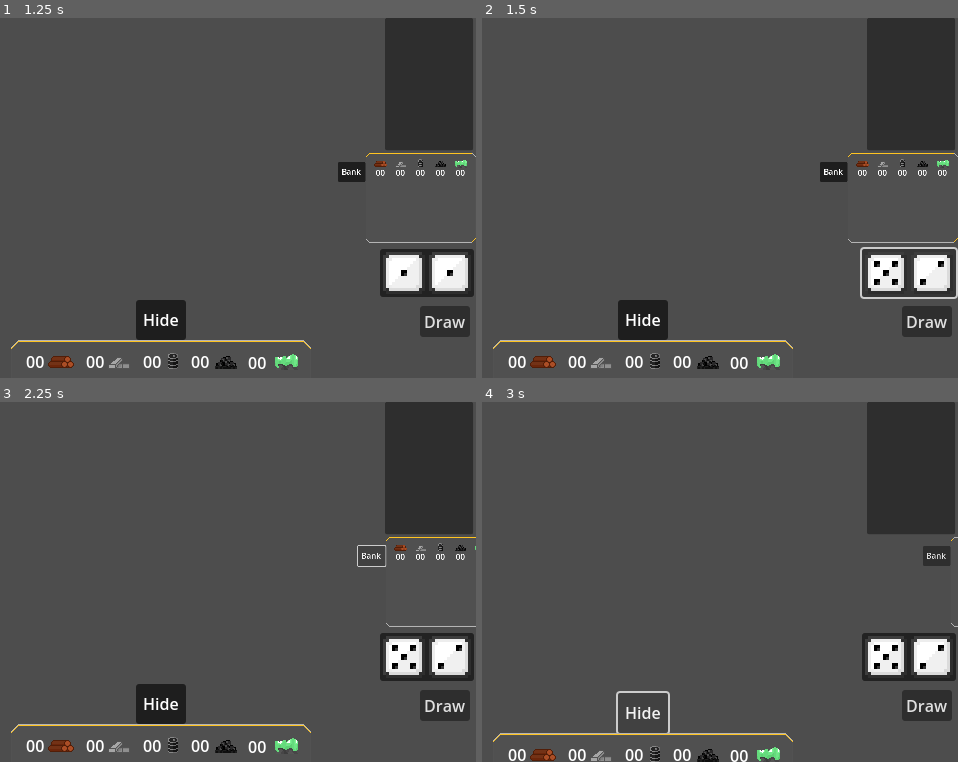
Above: before the commit, frames 1-4 (two rows, left to right).
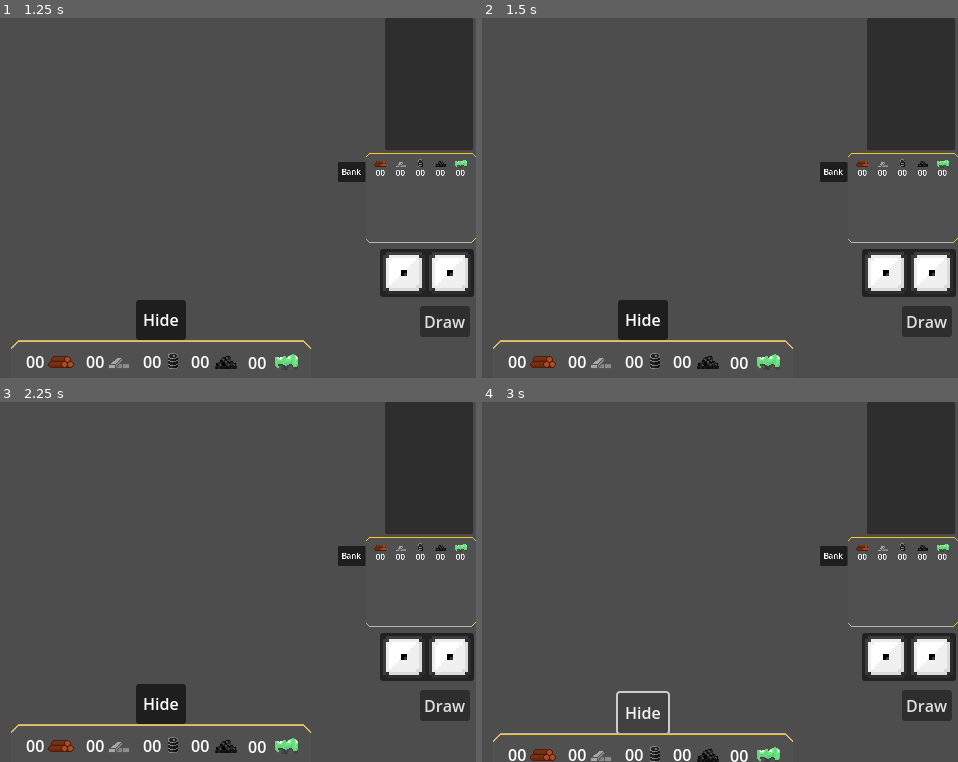
Above: after the commit, the same moments.

Repository: Mori656/Kwadratan
Game: Godot game, scene res://Scenes/Menu.tscn
Two runs of this game, one before a commit and one after it. Both use one fixed random seed, a clock stepped at 60 frames per second and the inputs below. The engine's default icon, where the game draws it, is replaced by a stand-in: a white triangle on a blue panel in a dark square.
Inputs (mouse positions are in pixels of both pictures, inside the frame that each line leads up to):
- Up to frame 1 (1.25 s): click "Start" at 0.5 s
- Up to frame 2 (1.5 s): click (910, 273) at 1.25 s
- Up to frame 3 (2.25 s): click "Bank" at 2 s
- Up to frame 4 (3 s): click "Hide" at 2.75 s

Frame 1 is identical in both runs. In frame 2, 0.5% of the frame differs, in the area x 79-100%, y 63-79%; in frame 3, 0.8%; in frame 4, 1.1%, in the area x 71-100%, y 37-75%.
Error before the commit: Attempt to call function 'instantiate' in base 'null instance' on a null instance. (res://Scripts/game.gd:44)
Error after the commit: Attempt to call function 'instantiate' in base 'null instance' on a null instance. (res://Scripts/game.gd:45)

Commit message:
Dodanie wyświetlania okienek graczy

Diff:
--- a/Scenes/GameGUI.tscn
+++ b/Scenes/GameGUI.tscn
@@ -162,6 +162,18 @@
 [node name="VBoxContainer" type="VBoxContainer" parent="Players"]
 layout_mode = 2
 
+[node name="PlayersDisplays" type="Control" parent="."]
+layout_mode = 2
+anchors_preset = 0
+offset_right = 640.0
+offset_bottom = 368.0
+
+[node name="PlayersDisplaysContainer" type="HBoxContainer" parent="PlayersDisplays"]
+layout_mode = 0
+offset_right = 544.0
+offset_bottom = 128.0
+scale = Vector2(0.994295, 1.00137)
+
 [node name="PlayerResourcesContainer" type="Control" parent="."]
 anchors_preset = 0
 offset_left = 175.0
--- /dev/null
+++ b/Scenes/Prefabs/player_display.tscn
@@ -0,0 +1,84 @@
+[gd_scene load_steps=4 format=3 uid="uid://dtedk20gtitq3"]
+
+[ext_resource type="Script" uid="uid://c4rp6yl17owic" path="res://Scripts/player_display.gd" id="1_qmk0u"]
+[ext_resource type="Texture2D" uid="uid://dvchr7gpc7u2l" path="res://Assets/icon.svg" id="2_e6ofd"]
+
+[sub_resource type="LabelSettings" id="LabelSettings_76iet"]
+font_size = 10
+
+[node name="PlayerDisplay" type="Control"]
+layout_mode = 3
+anchors_preset = 15
+anchor_right = 1.0
+anchor_bottom = 1.0
+offset_right = -502.0
+offset_bottom = -296.0
+grow_horizontal = 2
+grow_vertical = 2
+size_flags_horizontal = 3
+script = ExtResource("1_qmk0u")
+
+[node name="DisplayBody" type="PanelContainer" parent="."]
+layout_mode = 0
+offset_left = 10.0
+offset_top = 1.0
+offset_right = 136.0
+offset_bottom = 53.0
+
+[node name="PlayerName" type="Label" parent="."]
+layout_mode = 0
+offset_left = 64.0
+offset_top = 8.0
+offset_right = 130.0
+offset_bottom = 31.0
+text = "UserXXX"
+
+[node name="CardsCount" type="Label" parent="."]
+layout_mode = 0
+offset_left = 84.0
+offset_top = 33.0
+offset_right = 97.0
+offset_bottom = 49.0
+text = "00"
+label_settings = SubResource("LabelSettings_76iet")
+
+[node name="ResourcesCount" type="Label" parent="."]
+layout_mode = 0
+offset_left = 120.0
+offset_top = 33.0
+offset_right = 133.0
+offset_bottom = 49.0
+text = "00"
+label_settings = SubResource("LabelSettings_76iet")
+
+[node name="UserIcon" type="Sprite2D" parent="."]
+position = Vector2(36, 27)
+scale = Vector2(0.390625, 0.390625)
+texture = ExtResource("2_e6ofd")
+
+[node name="CardIcon" type="Sprite2D" parent="."]
+position = Vector2(73, 41)
+scale = Vector2(0.140625, 0.140625)
+texture = ExtResource("2_e6ofd")
+
+[node name="ResourceIcon" type="Sprite2D" parent="."]
+position = Vector2(109, 41)
+scale = Vector2(0.140625, 0.140625)
+texture = ExtResource("2_e6ofd")
+
+[node name="PointsContainer" type="PanelContainer" parent="."]
+layout_mode = 0
+offset_left = 1.0
+offset_top = 43.0
+offset_right = 21.0
+offset_bottom = 62.0
+
+[node name="PointsCount" type="Label" parent="."]
+layout_mode = 0
+offset_left = 5.0
+offset_top = 45.0
+offset_right = 18.0
+offset_bottom = 61.0
+text = "0"
+label_settings = SubResource("LabelSettings_76iet")
+horizontal_alignment = 1
--- a/Scripts/game.gd
+++ b/Scripts/game.gd
@@ -23,6 +23,7 @@
 
 		#Przygotowanie kart w banku
 		game_inventory.setup_deck()
+		game_inventory.setup_players_list(CoopHandler.players_in_game)
 
 		gui.update_gui()
 
--- a/Scripts/game_gui.gd
+++ b/Scripts/game_gui.gd
@@ -25,6 +25,9 @@
 
 @onready var dice1 = $DiceContainer/DiceButton/Dice1Sprite
 @onready var dice2 = $DiceContainer/DiceButton/Dice2Sprite
+
+@onready var player_display = preload("res://Scenes/Prefabs/player_display.tscn")
+@onready var players_displays_container: HBoxContainer = $PlayersDisplays/PlayersDisplaysContainer
 
 var k1 = 0
 var k2 = 0
@@ -49,6 +52,7 @@
 	print("Uruchamiam update")
 	rpc("update_player_resources")
 	rpc("update_player_cards")
+	rpc("update_players_display")
 
 @rpc("any_peer", "call_local")
 func update_player_resources():
@@ -81,6 +85,32 @@
 
 	_cards_placement()
 
+@rpc("any_peer", "call_local")
+func update_players_display():
+	var inventory_copy = inventory.get_inventory()
+	var players = inventory.get_players_list()
+	if !players:
+		print("Lista graczy nieznana")
+	else:
+		for child in players_displays_container.get_children():
+			players_displays_container.remove_child(child)
+
+		for player_id in players:
+			if player_id != multiplayer.get_unique_id():
+				# nazwa gracza
+				var player_name = players[player_id]
+				# ilość surowców
+				var resources_count = 0
+				for value in inventory_copy[player_id]["resources"].values():
+					resources_count += value
+				# ilość kart
+				var cards_count = inventory_copy[player_id]["cards"].size()
+				# Dodać wyświetlanie punktów tu!!!
+				# Punkty
+				# Przygotowanie displaya
+				var display = player_display.instantiate()
+				players_displays_container.add_child(display)
+				display.setup_value(player_name,resources_count,cards_count)
 func _on_card_used(card) -> void:
 	await inventory.on_card_used(card["id"])
 	selected_card = null
--- a/Scripts/game_inventory.gd
+++ b/Scripts/game_inventory.gd
@@ -3,6 +3,10 @@
 var inventory = {0:{"resources":{"wood":25, "iron":25, "oil":25, "coal":25, "uran":25},"cards":[]}}
 var cards_in_deck = 10
 @onready var gui = $"../CanvasLayer/GUI"
+
+var players_list
+
+
 
 func setup_deck():
 	for i in range(cards_in_deck):
@@ -91,6 +95,9 @@
 		push_error("Nie znaleziono surowców gracza od ID %d" % id)
 		return null
 
+func get_inventory():
+	return inventory
+
 @rpc("any_peer","call_local")
 func get_player_cards(id: int):
 	if inventory.has(id):
@@ -98,3 +105,19 @@
 	else:
 		push_error("Nie znaleziono kart gracza od ID %d" % id)
 		return null
+
+### Lista graczy ###
+
+# Ustawienie listy graczy host
+func setup_players_list(list):
+	players_list = list
+	rpc("sync_players_list", players_list)
+
+# Ustawienie listy graczy inni
+@rpc("authority","call_local")
+func sync_players_list(list):
+	players_list = list
+
+# Pobranie listy graczy
+func get_players_list():
+	return players_list
--- /dev/null
+++ b/Scripts/player_display.gd
@@ -0,0 +1,30 @@
+extends Control
+
+@onready var player_name: Label = $PlayerName
+@onready var cards_count: Label = $CardsCount
+@onready var resources_count: Label = $ResourcesCount
+@onready var points_count: Label = $PointsCount
+
+@export_category("Props")
+
+func setup_value(p_name = "user", resources_count = 0, cards = 0, points = 0) -> void:
+	set_player_name(p_name)
+	set_resources_count(resources_count)
+	set_cards_count(cards)
+	set_points(points)
+	pass
+
+func setup_position():
+	pass
+
+func set_player_name(p_name: String):
+	player_name.text = p_name
+
+func set_cards_count(value: int):
+	cards_count.text = str(value)
+
+func set_resources_count(value: int):
+	resources_count.text = str(value)
+
+func set_points(value: int):
+	points_count.text = str(value)
Not shown, added: Scripts/player_display.gd.uid
